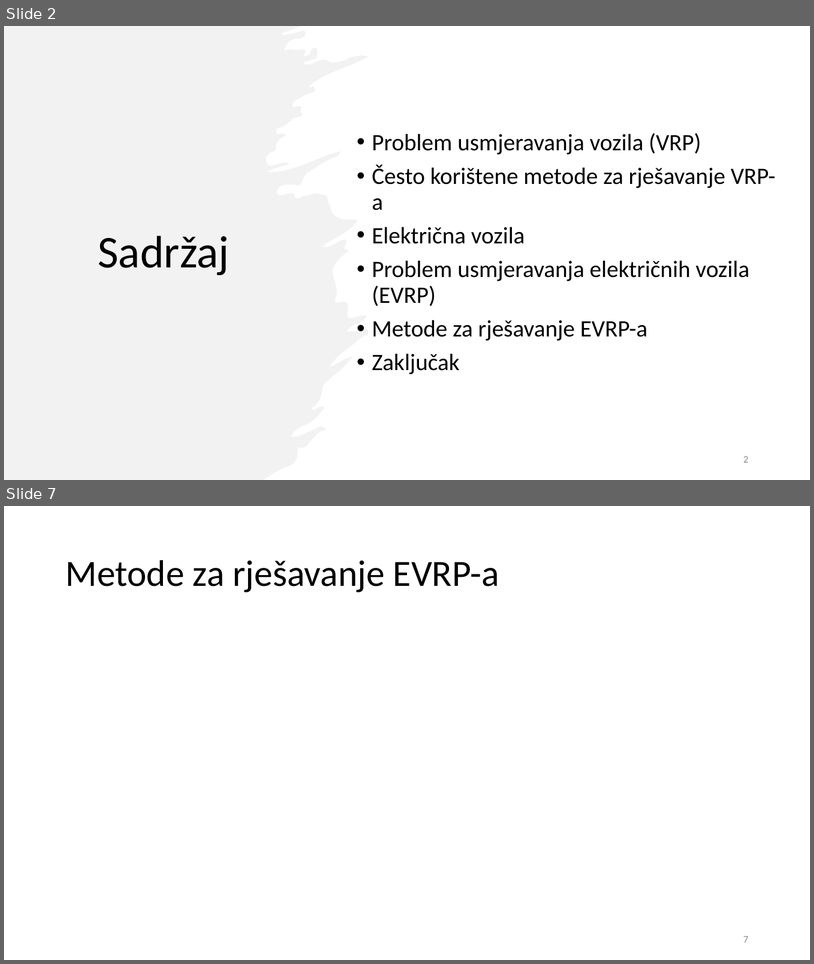
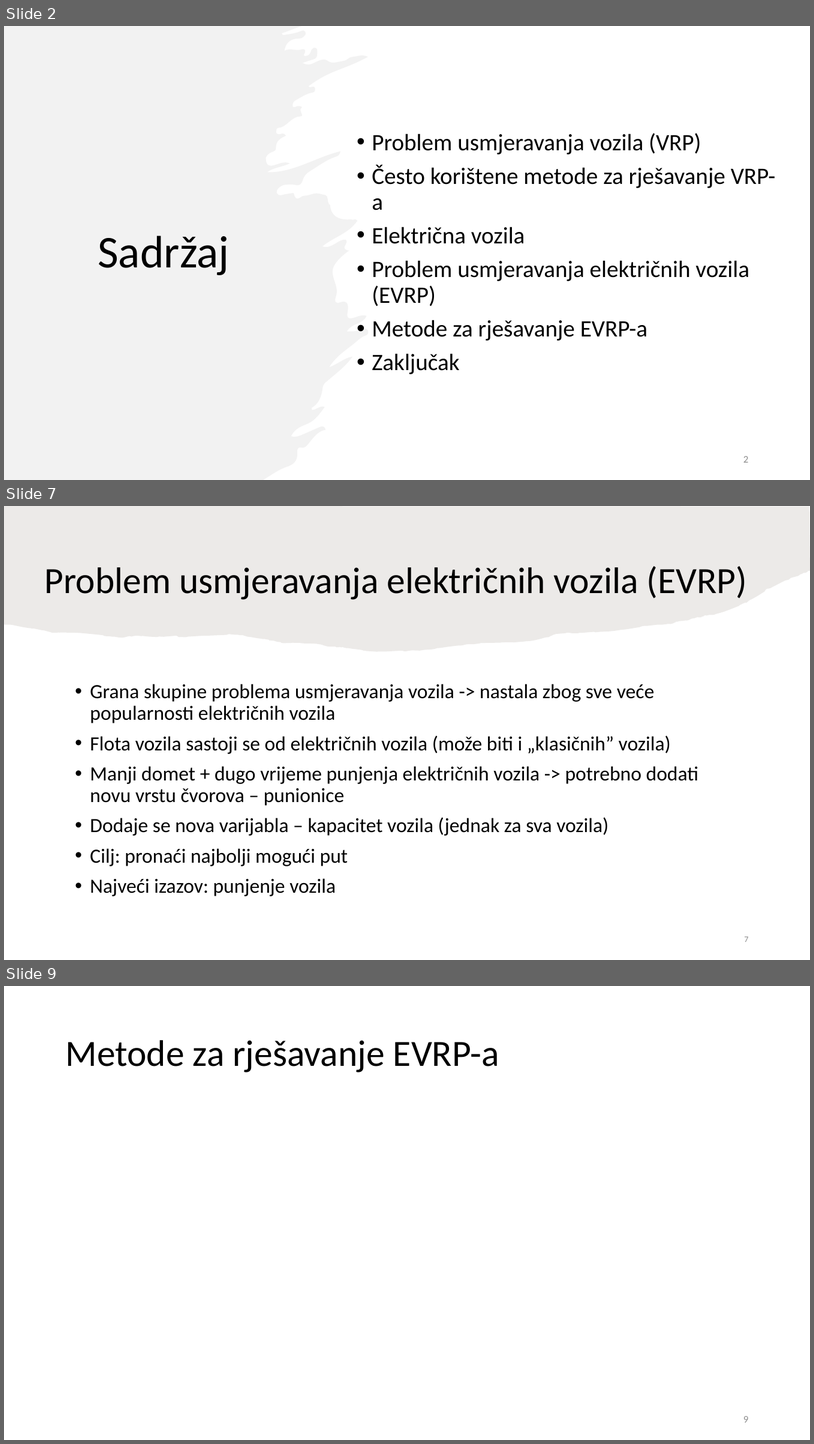
Before and after one commit to TinJukic/Seminar-2, a slide deck: Rješavanje problema usmjeravanja električnih vozila - Tin Jukić.pptx. Shown one above the other, each under a label of ours: slides 2 and 7 before the commit, slides 2, 7 and 9 after it; the slides between them are not shown. The pictures are 814x964 and 814x1444 pixels, drawn with LibreOffice and Linux fonts; fonts in the diff are those of the drawing. Boxes give left, top, right and bottom in pixels: in the first picture for what was removed or moved away, otherwise in the second. Text is boxed around its words. In the diff, an @@ line names an element or a change of style, - is before the commit and + after.

```diff
--- a/Rješavanje problema usmjeravanja električnih vozila - Tin Jukić.pptx
+++ b/Rješavanje problema usmjeravanja električnih vozila - Tin Jukić.pptx
@@ slide 7 added at box(4, 506, 810, 960), background #FFFFFF @@
@@ freeform shape added at box(4, 506, 810, 652), fill #82766A at 15% opacity @@
@@ title added at box(44, 566, 748, 600), 44 pt, text #000000 @@
+Problem usmjeravanja električnih vozila (EVRP)
@@ text added at box(90, 684, 699, 896), 24 pt, text #000000 @@
+• Grana skupine problema usmjeravanja vozila -> nastala zbog sve veće popularnosti električnih vozila
+• Flota vozila sastoji se od električnih vozila (može biti i „klasičnih” vozila)
+• Manji domet + dugo vrijeme punjenja električnih vozila -> potrebno dodati novu vrstu čvorova – punionice
+• Dodaje se nova varijabla – kapacitet vozila (jednak za sva vozila)
+• Cilj: pronaći najbolji mogući put
+• Najveći izazov: punjenje vozila
@@ page number added at box(744, 936, 749, 942), 10 pt, text #8C8C8C @@
+7
@@ what was slide 7 is now slide 9 @@
@@ page number at box(744, 1416, 749, 1422): text changed @@
-7
+9
```
Also in this commit, not shown: 4 slides changed, 2 other slides added, 1 slide removed, 2 other files.
